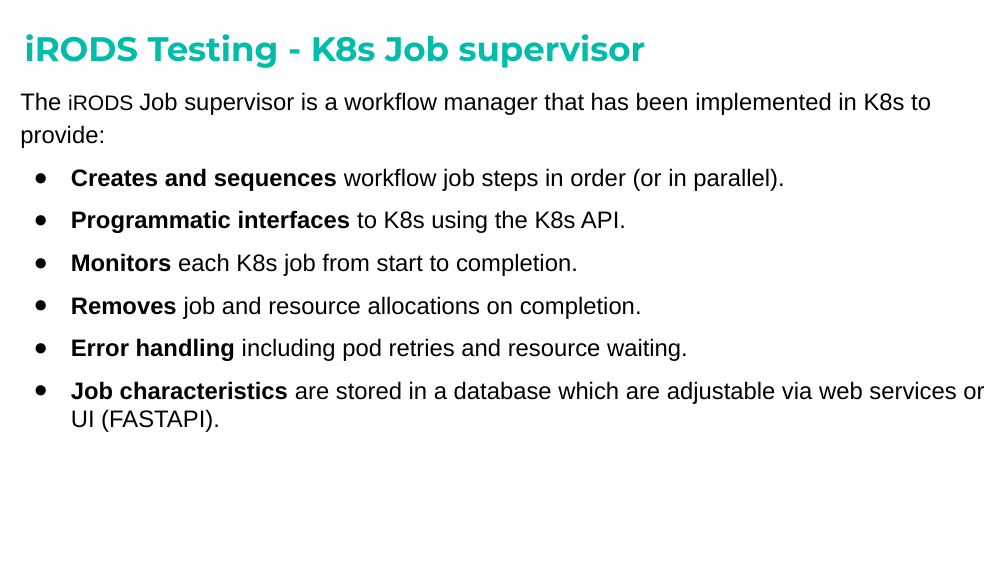
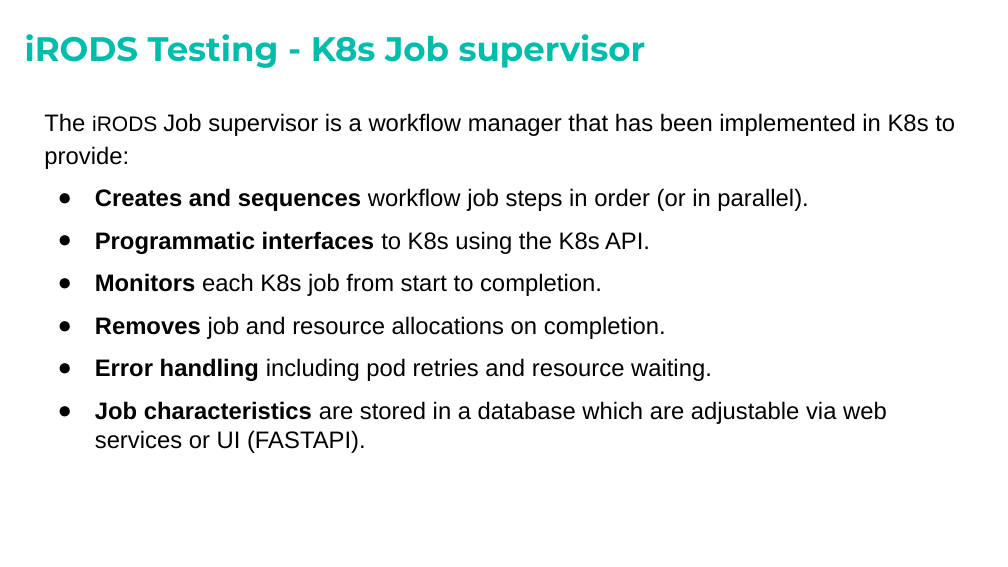
Before and after one commit to irods/irods_k8s, a slide deck: slide 9 of Docs/iRODS SuperV presentation.pptx (slide 8 before the commit). Drawn at 1008x567 pixels with LibreOffice and Linux fonts; fonts in the diff are those of the drawing; background and template pictures are left out. Boxes give left, top, right and bottom in pixels: in the first picture for what was removed or moved away, otherwise in the second. Text is boxed around its words. In the diff, an @@ line names an element or a change of style, - is before the commit and + after.

```diff
--- a/Docs/iRODS SuperV presentation.pptx
+++ b/Docs/iRODS SuperV presentation.pptx
@@ text "The iRODS Job supervisor is ..." rewrapped from <box>20,92,984,432</box> to <box>44,113,955,453</box> @@
```
Also in this commit, not shown: 9 other slides changed, 1 slide added, 1 other file.
